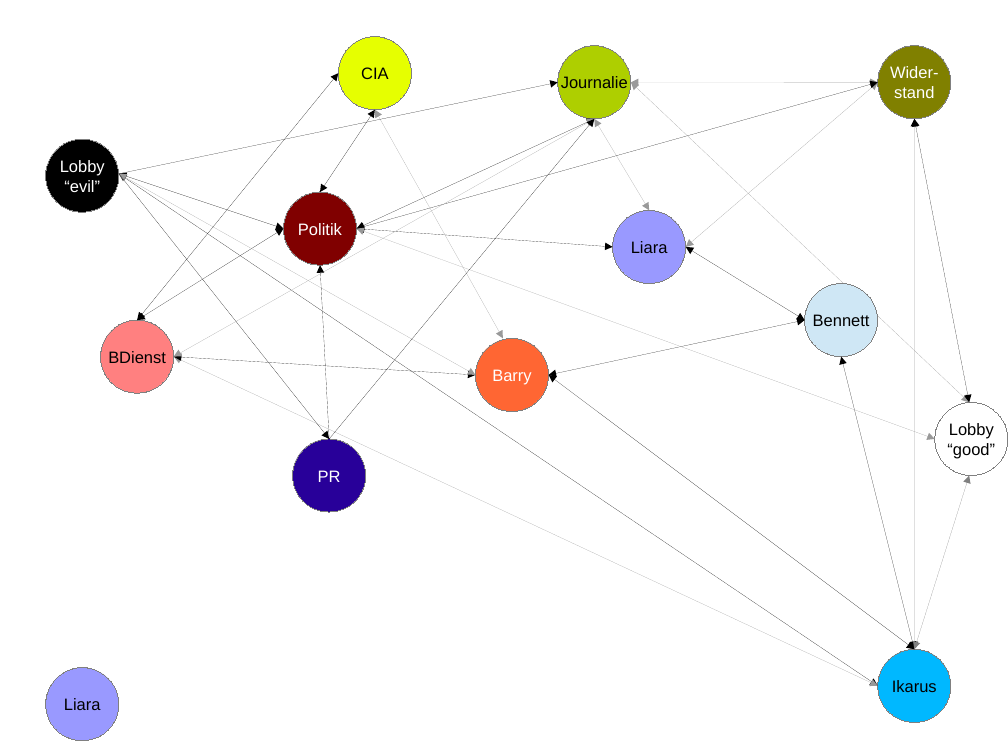
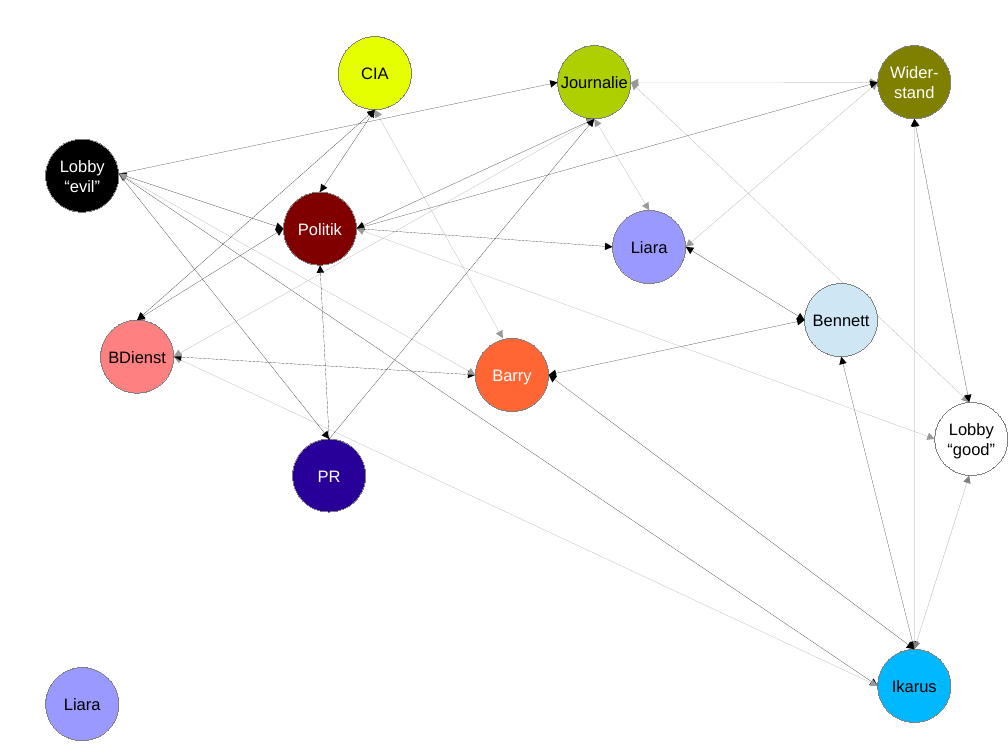
Before and after one commit to Nicone/igie, a slide deck: slide 2 of test.db/timeline_draft.odp. Drawn at 1008x756 pixels with LibreOffice and Linux fonts; fonts in the diff are those of the drawing. Boxes give left, top, right and bottom in pixels: in the first picture for what was removed or moved away, otherwise in the second. Text is boxed around its words. In the diff, an @@ line names an element or a change of style, - is before the commit and + after.

```diff
--- a/test.db/timeline_draft.odp
+++ b/test.db/timeline_draft.odp
@@ double arrow moved from (338, 73) - (137, 320) to (375, 110) - (137, 320) @@
@@ double arrow moved from (613, 247) - (357, 229) to (357, 229) - (613, 247) @@
@@ double arrow (357, 229) - (613, 247): double arrow to arrow @@
```
Also in this commit, not shown: 1 other slide changed, 10 other files.
